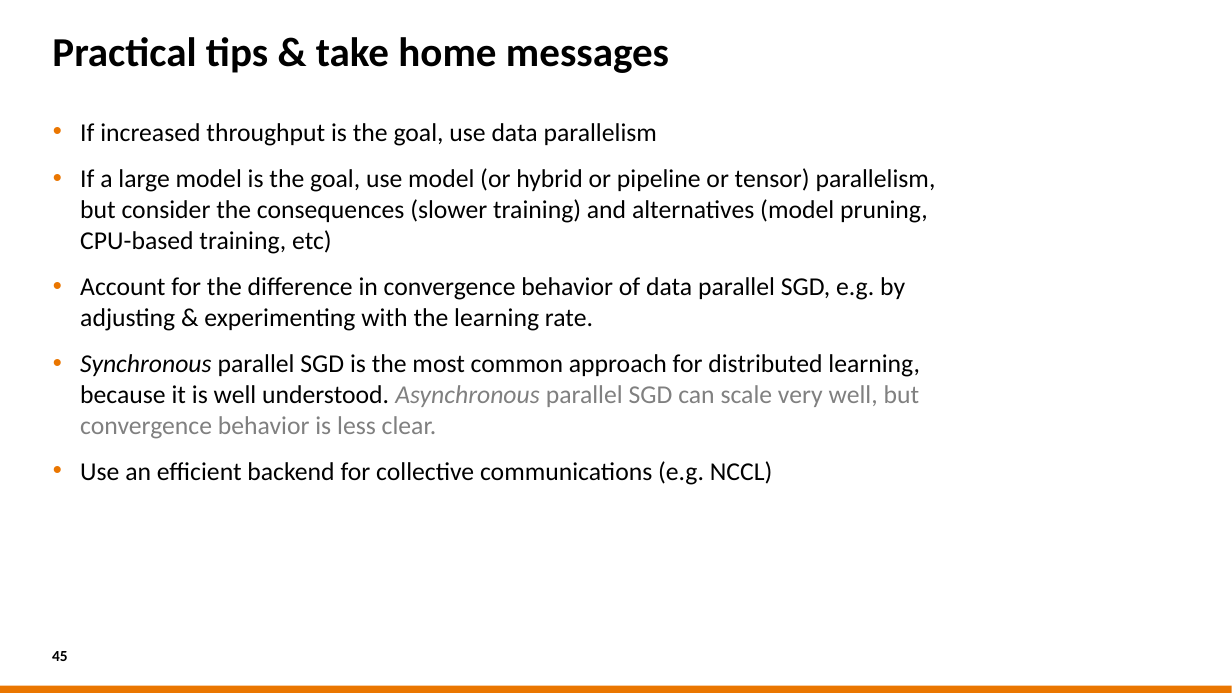
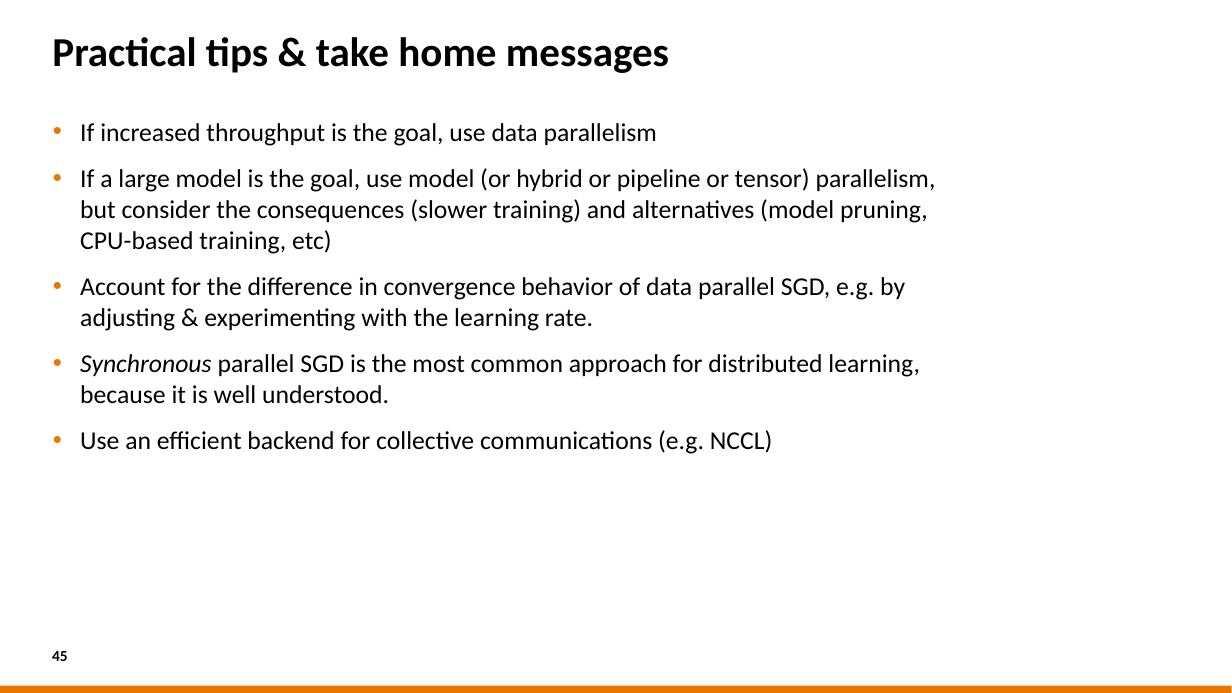
Before and after one commit to sara-nl/HPML-course-materials, a slide deck: slide 45 of Day2/slides/Parallel_Computing_for_DL.pptx. Drawn at 1232x693 pixels with LibreOffice and Linux fonts; fonts in the diff are those of the drawing; background and template pictures are left out. Boxes give left, top, right and bottom in pixels: in the first picture for what was removed or moved away, otherwise in the second. Text is boxed around its words. In the diff, an @@ line names an element or a change of style, - is before the commit and + after.

Commit message:
update parallelization slides

```diff
--- a/Day2/slides/Parallel_Computing_for_DL.pptx
+++ b/Day2/slides/Parallel_Computing_for_DL.pptx
@@ text at bbox=[80, 354, 920, 404]: text changed @@
-• Synchronous parallel SGD is the most common approach for distributed learning, because it is well understood. Asynchronous parallel SGD can scale very well, but convergence behavior is less clear.
+• Synchronous parallel SGD is the most common approach for distributed learning, because it is well understood.
```
Also in this commit, not shown: 11 other slides changed.
